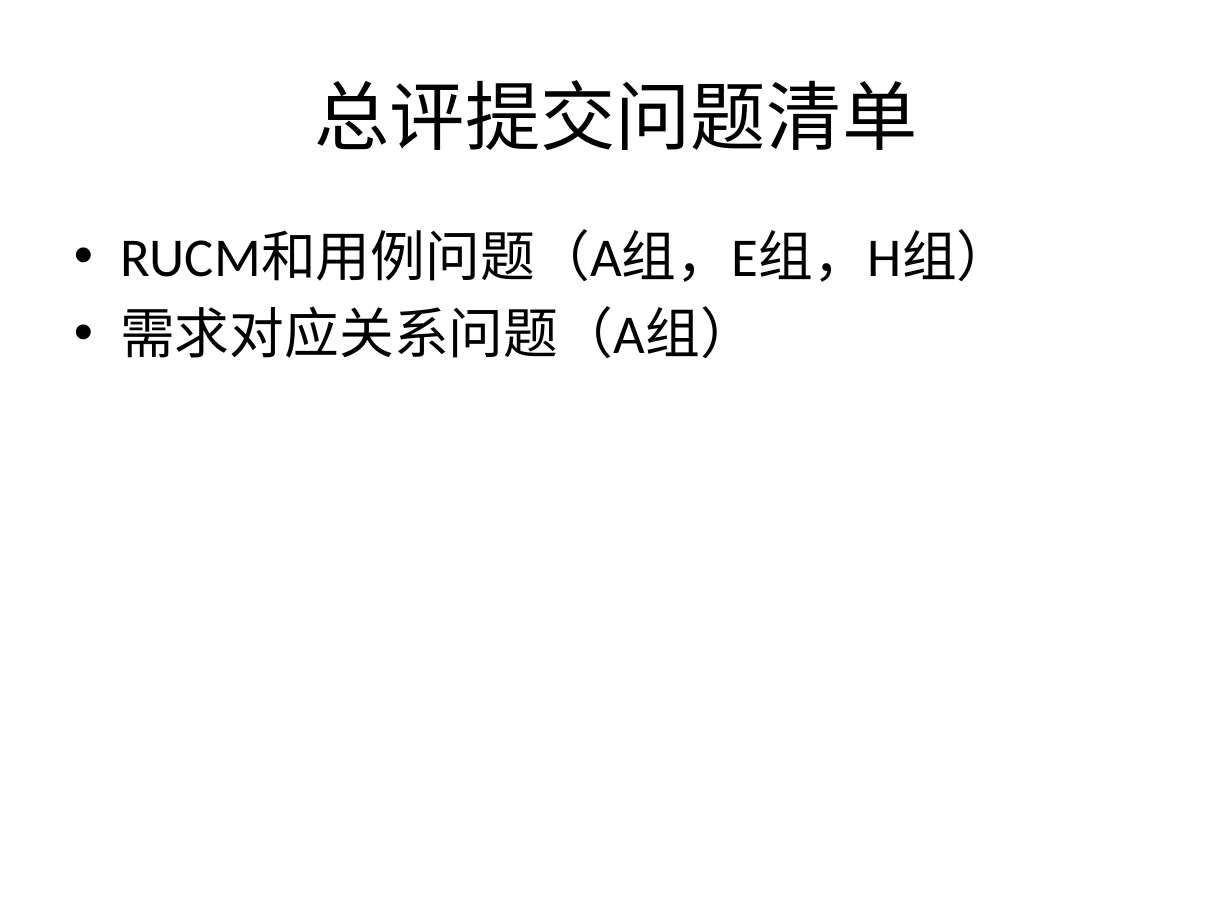
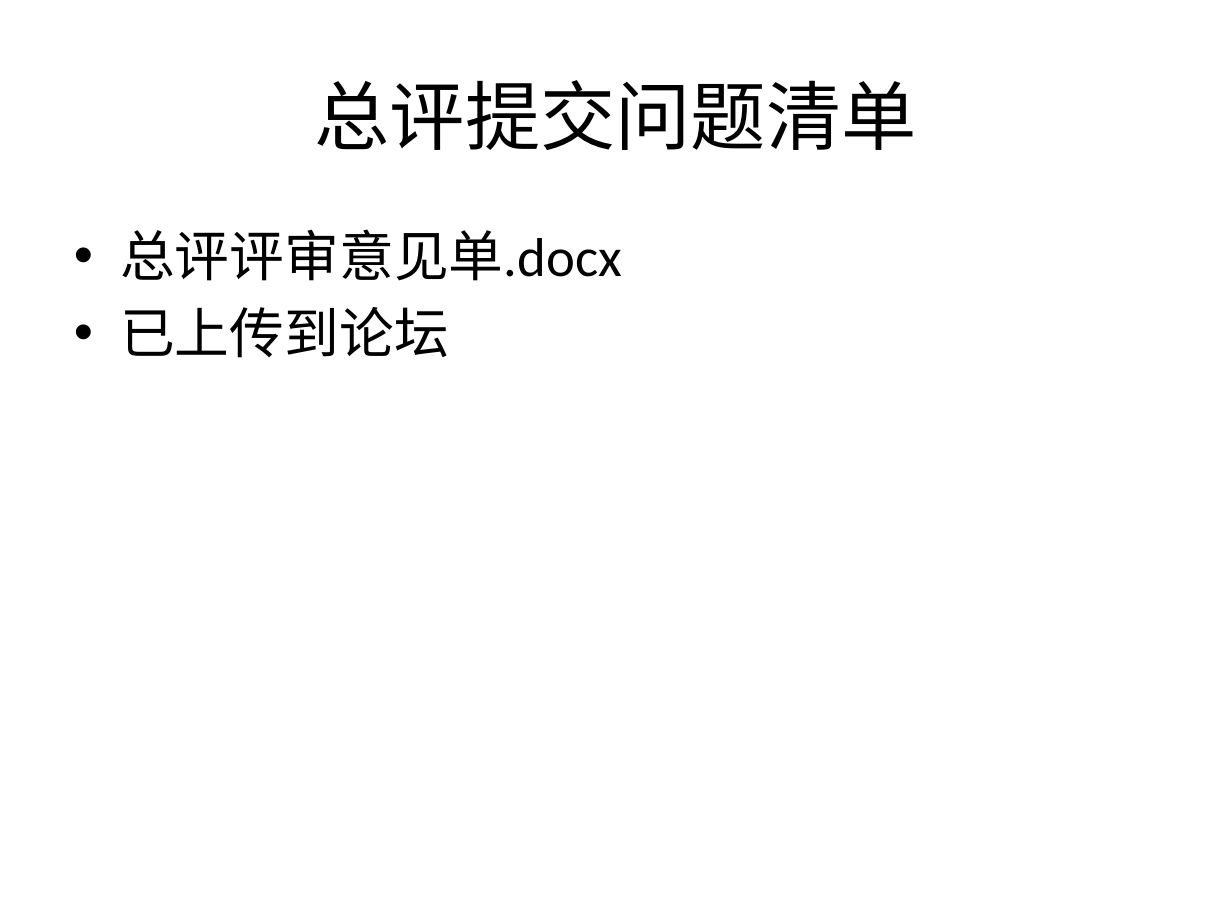
Before and after one commit to bhsei/16TeamC, a slide deck: slide 24 of 2.项目PPT/十七周-项目总结.pptx. Drawn at 1232x924 pixels with LibreOffice and Linux fonts; fonts in the diff are those of the drawing. Boxes give left, top, right and bottom in pixels: in the first picture for what was removed or moved away, otherwise in the second. Text is boxed around its words. In the diff, an @@ line names an element or a change of style, - is before the commit and + after.

```diff
--- a/2.项目PPT/十七周-项目总结.pptx
+++ b/2.项目PPT/十七周-项目总结.pptx
@@ text at [120, 229, 622, 358]: text changed @@
-• RUCM和用例问题（A组，E组，H组）
-• 需求对应关系问题（A组）
+• 总评评审意见单.docx
+• 已上传到论坛
```
Also in this commit, not shown: 3 other slides changed.
